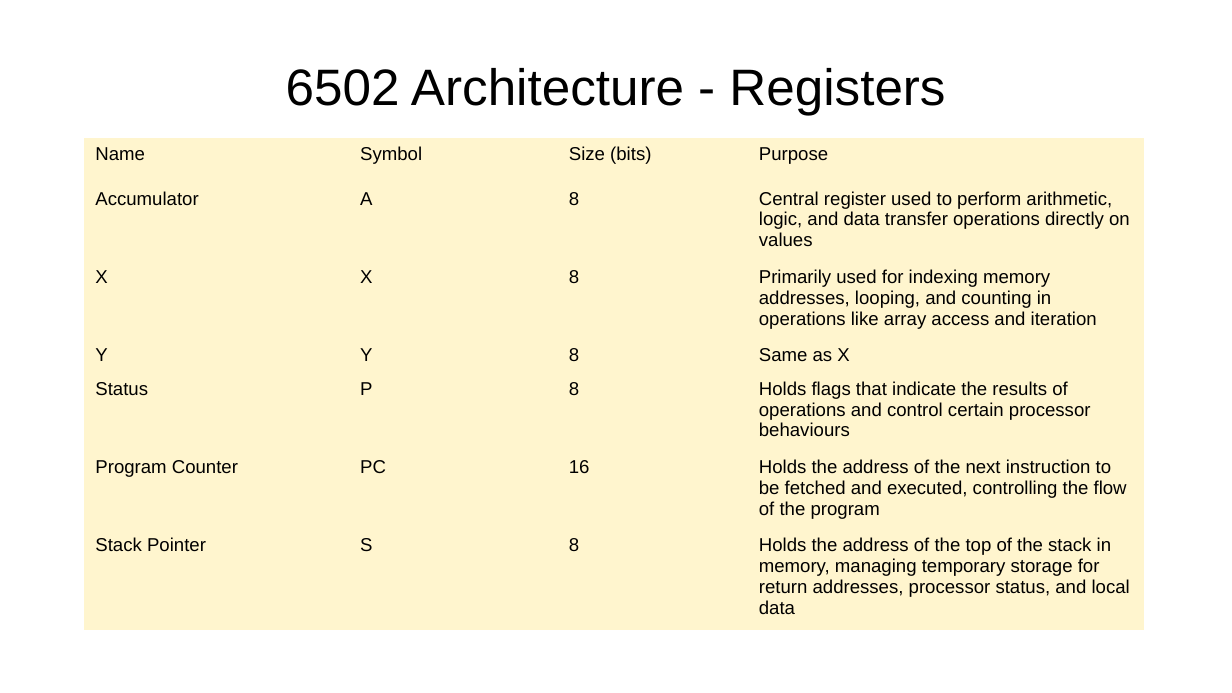
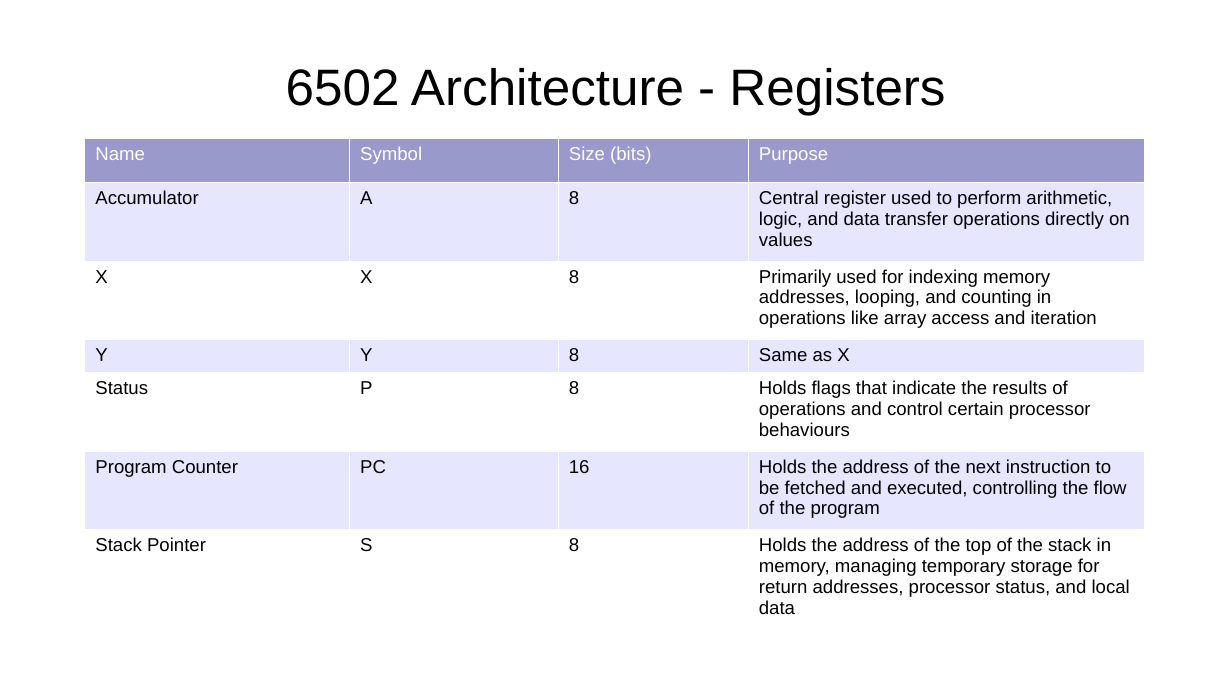
Before and after one commit to RevsRev/nes, a slide deck: slide 8 of tech-talk/NES emulator.odp (slide 7 before the commit). Drawn at 1232x693 pixels with LibreOffice and Linux fonts; fonts in the diff are those of the drawing; background and template pictures are left out. Boxes give left, top, right and bottom in pixels: in the first picture for what was removed or moved away, otherwise in the second. Text is boxed around its words. In the diff, an @@ line names an element or a change of style, - is before the commit and + after.

```diff
--- a/tech-talk/NES emulator.odp
+++ b/tech-talk/NES emulator.odp
@@ table at [85,138,1145,618] @@
@@ fill #FFF5CE to #9999CC in row 1 @@
@@ fill #FFF5CE to #E6E6FF in 12 cells @@
@@ fill #FFF5CE to #FFFFFF in 12 cells @@
@@ text colour #000000 to #FFFFFF in "Name", "Symbol", "Size (bits)", "Purpose" @@
@@ borders changed @@
```
Also in this commit, not shown: 1 other slide changed, 14 slides added, 9 other files.
